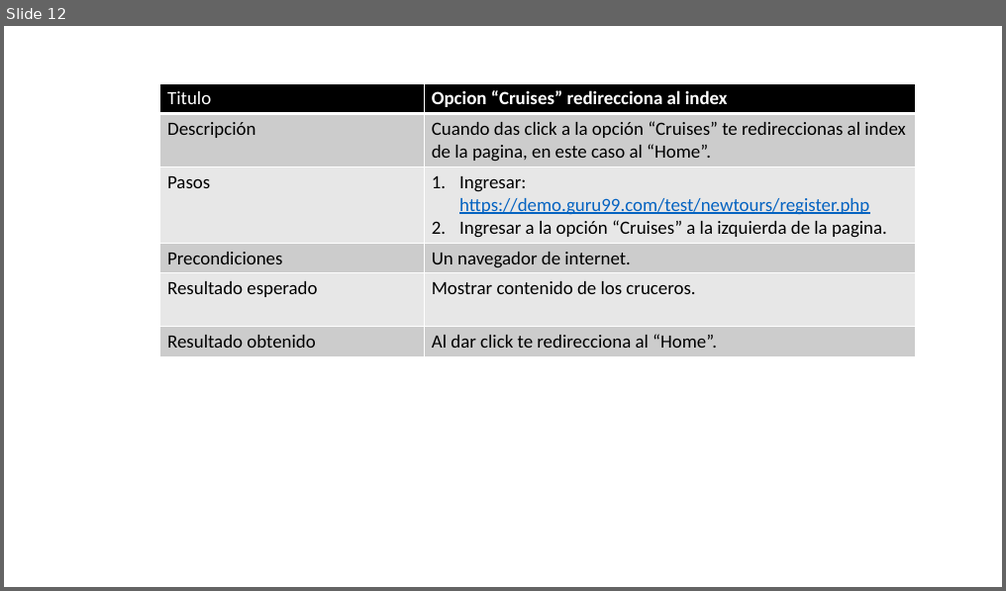
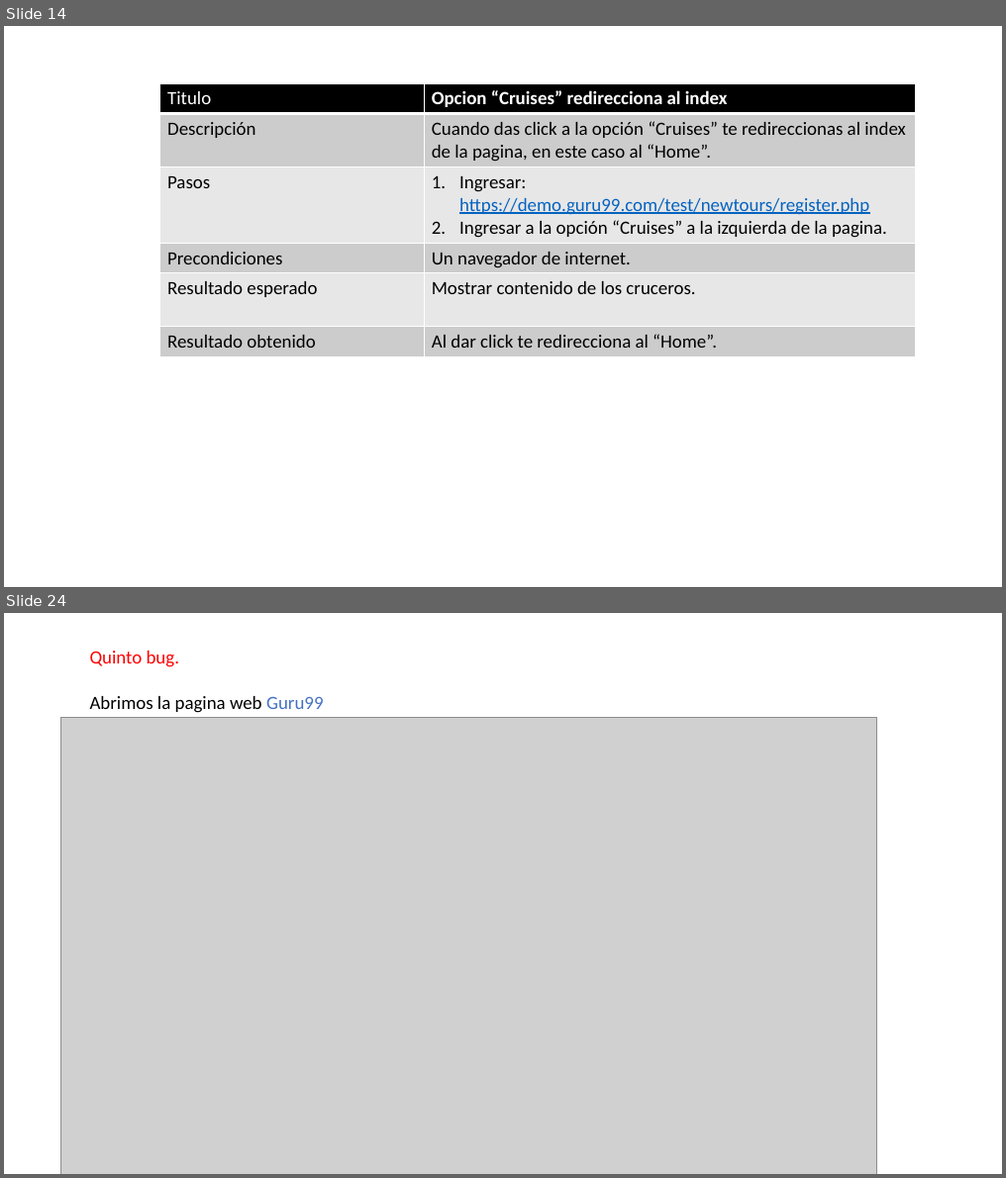
Before and after one commit to Tusuegra510/reporte-de-errores-informatorio, a slide deck: alumnos/gabriel_gonzalez/errores_guru.pptx. Shown one above the other, each under a label of ours: slide 12 before the commit, slides 14 and 24 after it; the slides between them are not shown. The pictures are 1006x591 and 1006x1178 pixels, drawn with LibreOffice and Linux fonts; fonts in the diff are those of the drawing; grey boxes stand for pictures. Boxes give left, top, right and bottom in pixels: in the first picture for what was removed or moved away, otherwise in the second. Text is boxed around its words. In the diff, an @@ line names an element or a change of style, - is before the commit and + after.

```diff
--- a/alumnos/gabriel_gonzalez/errores_guru.pptx
+++ b/alumnos/gabriel_gonzalez/errores_guru.pptx
@@ slide 24 added at bbox=[4, 613, 1002, 1174], background #FFFFFF @@
@@ text added at bbox=[90, 651, 323, 713], 18 pt, text #000000 @@
+Quinto bug.
+Abrimos la pagina web Guru99
@@ picture added at bbox=[60, 718, 877, 1174] @@
@@ what was slide 12 is now slide 14 @@
```
Also in this commit, not shown: 22 other slides added, 18 other files.
